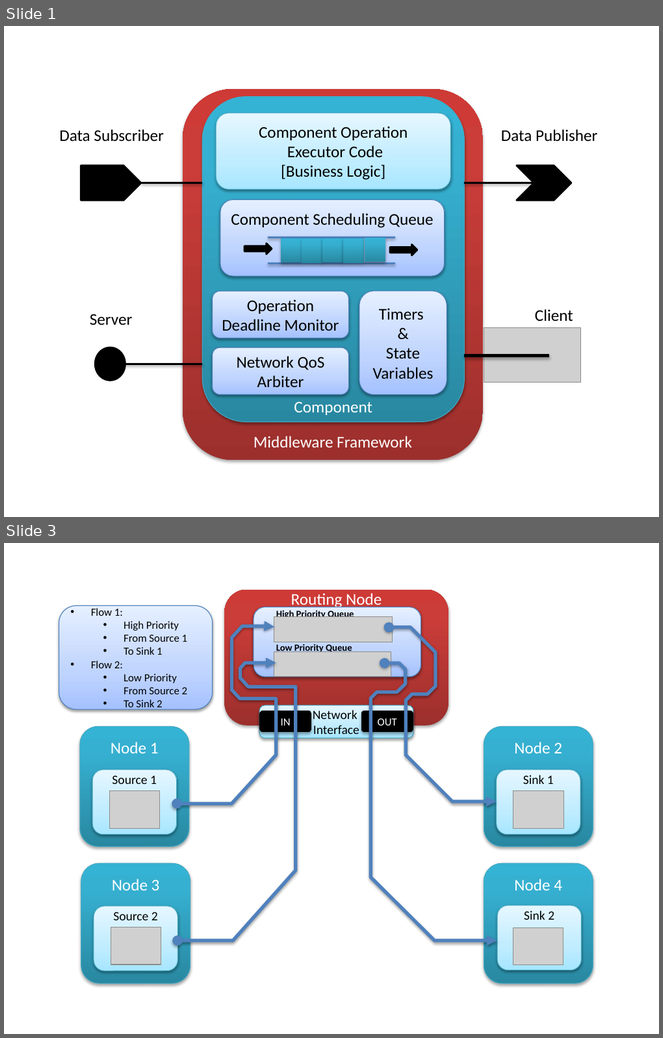
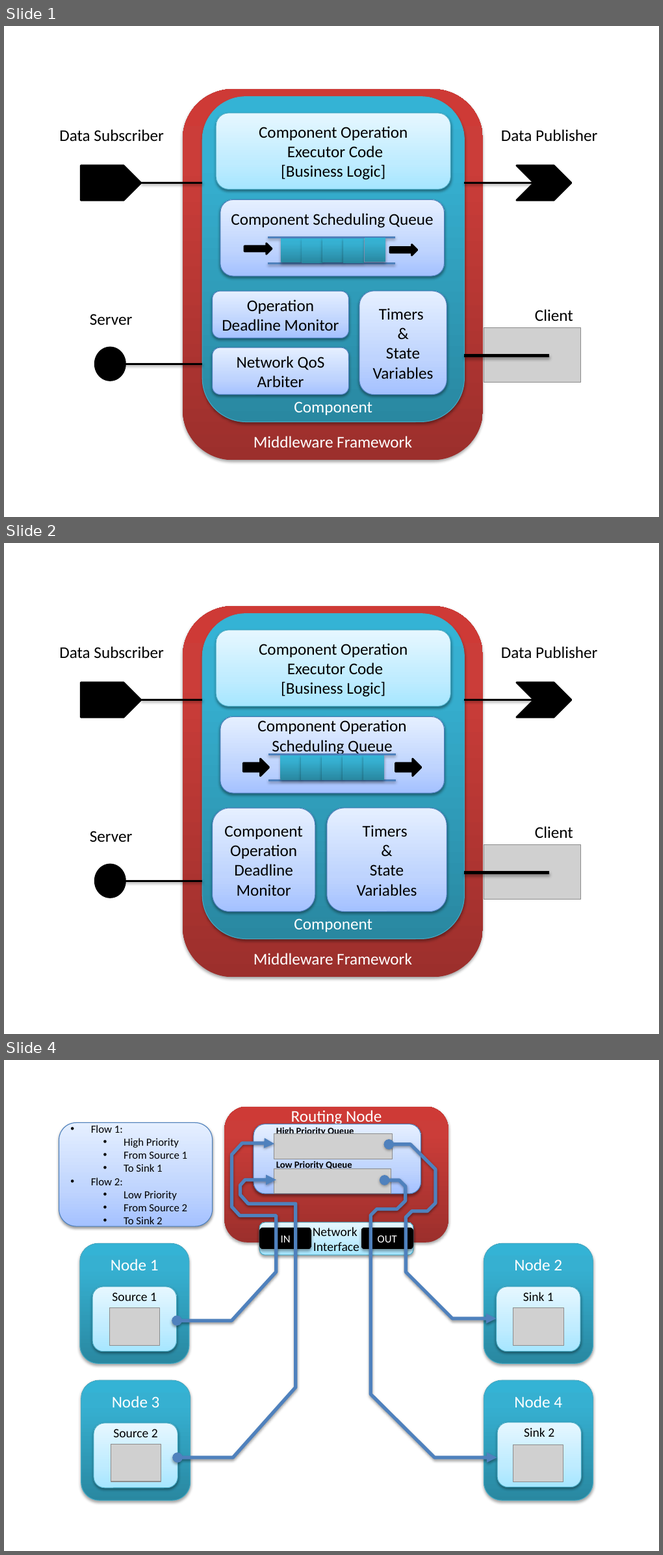
Before and after one commit to finger563/cbsat, a slide deck: thesis/figs/ros_component.pptx. Shown one above the other, each under a label of ours: slides 1 and 3 before the commit, slides 1, 2 and 4 after it; the slides between them are not shown. The pictures are 663x1038 and 663x1555 pixels, drawn with LibreOffice and Linux fonts; fonts in the diff are those of the drawing; grey boxes stand for pictures. Boxes give left, top, right and bottom in pixels: in the first picture for what was removed or moved away, otherwise in the second. Text is boxed around its words. In the diff, an @@ line names an element or a change of style, - is before the commit and + after.

```diff
--- a/thesis/figs/ros_component.pptx
+++ b/thesis/figs/ros_component.pptx
@@ slide 2 added at bbox=[4, 543, 659, 1034], background #FFFFFF @@
@@ rounded rectangle added at bbox=[183, 606, 483, 977], fill gradient #9C2F2D to #CB3E3A to #CE3B37, 18 pt, text #FFFFFF @@
+Middleware Framework
@@ rounded rectangle added at bbox=[202, 614, 465, 939], fill gradient #2A88A2 to #37B1D2 to #34B4D6, outline #46AAC5 0.75 pt, 18 pt, text #FFFFFF @@
+Component
@@ rounded rectangle added at bbox=[217, 630, 451, 707], fill gradient #A7E6FF to #C1EDFF to #E7F8FF, outline #46AAC5 0.75 pt, 18 pt, text #000000 @@
+Component Operation
+Executor Code
+[Business Logic]
@@ text added at bbox=[59, 646, 163, 659], 18 pt, text #000000 @@
+Data Subscriber
@@ text added at bbox=[501, 646, 597, 659], 18 pt, text #000000 @@
+Data Publisher
@@ pentagon arrow added at bbox=[81, 683, 141, 717], fill #000000, outline #000000 2 pt @@
@@ chevron added at bbox=[517, 683, 571, 717], fill #000000, outline #000000 2 pt @@
@@ line added from (141, 700) to (202, 700), #000000 2 pt @@
@@ rounded rectangle added at bbox=[220, 717, 444, 793], fill gradient #A4C4FF to #BFD4FF to #E6EEFF, outline #4B7EBC 0.75 pt, 18 pt, text #000000 @@
+Component Operation Scheduling Queue
@@ line added from (534, 700) to (465, 700), #000000 2 pt @@
@@ group added at bbox=[269, 755, 396, 781]: 5 rectangles, 2 lines @@
@@ right arrow added at bbox=[243, 759, 269, 776], fill #000000, outline #000000 2 pt @@
@@ right arrow added at bbox=[396, 759, 421, 776], fill #000000, outline #000000 2 pt @@
@@ rounded rectangle added at bbox=[213, 808, 315, 912], fill gradient #A4C4FF to #BFD4FF to #E6EEFF, outline #4B7EBC 0.75 pt, 18 pt, text #000000 @@
+Component Operation Deadline Monitor
@@ rounded rectangle added at bbox=[327, 808, 447, 912], fill gradient #A4C4FF to #BFD4FF to #E6EEFF, outline #4B7EBC 0.75 pt, 18 pt, text #000000 @@
+Timers
+&
+State Variables
@@ text added at bbox=[90, 831, 132, 842], 18 pt, text #000000 @@
+Server
@@ text added at bbox=[535, 826, 573, 838], 18 pt, text #000000 @@
+Client
@@ picture added at bbox=[484, 845, 581, 899] @@
@@ ellipse added at bbox=[95, 865, 125, 897], fill #000000, outline #000000 2 pt @@
@@ line added from (550, 873) to (465, 873), #000000 3.5 pt @@
@@ line added from (125, 881) to (202, 881), #000000 2 pt @@
@@ what was slide 3 is now slide 4 @@
```
Also in this commit, not shown: 2 other files.
